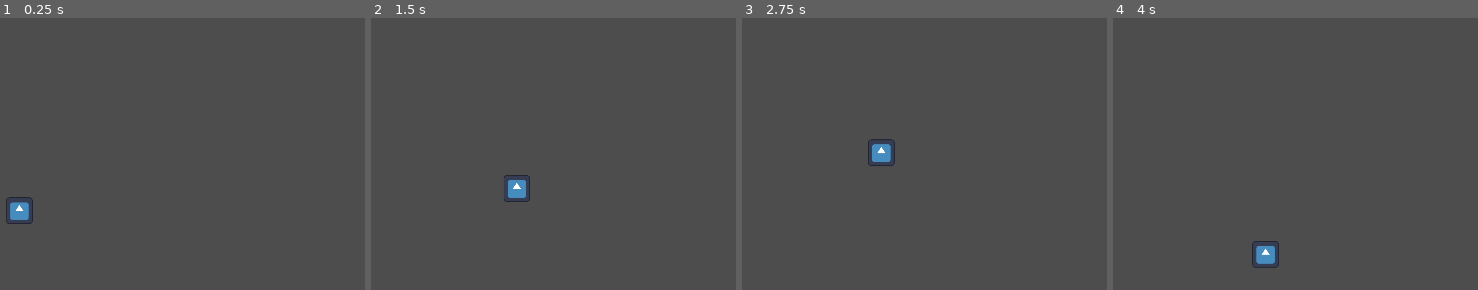
Above: before the commit, frames 1-4 (left to right).
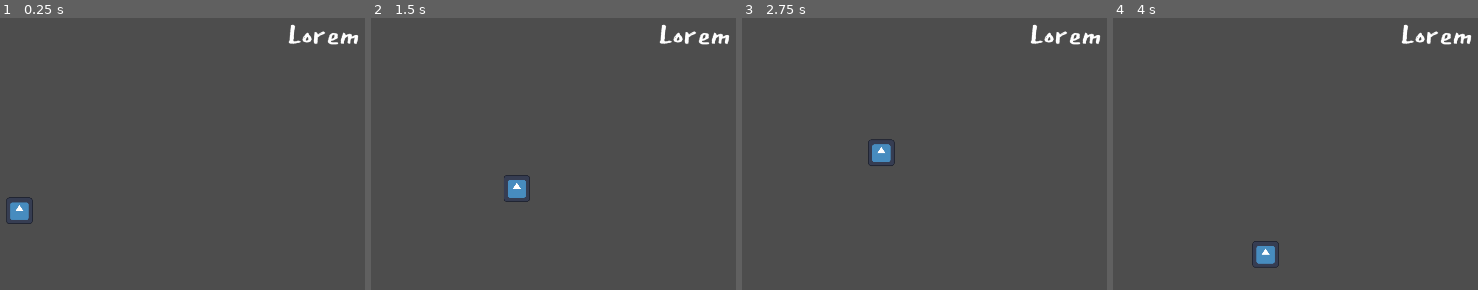
Above: after the commit, the same moments.

Repository: Relapson/Point-N-Click
Game: Godot game, scene res://main.tscn
The game is run twice, just before and just after one commit, with the same random seed, the same clock (stepped at 60 frames per second) and the same inputs. The engine's default icon, where the game draws it, is replaced by a stand-in: a white triangle on a blue panel in a dark square.
Inputs (mouse positions are in pixels of both pictures, inside the frame that each line leads up to):
- Up to frame 1 (0.25 s): no input
- Up to frame 2 (1.5 s): tap Enter at 0.5 s; move the mouse to (721, 154) at 0.52 s; click (721, 154) at 0.6 s; move the mouse to (outside the picture) at 1.27 s; right-click (outside the picture) at 1.35 s; click (outside the picture) at 1.42 s
- Up to frame 3 (2.75 s): move the mouse to (931, 94) at 2.02 s; click (931, 94) at 2.1 s
- Up to frame 4 (4 s): move the mouse to (1182, 281) at 2.77 s; right-click (1182, 281) at 2.85 s; click (1182, 281) at 2.92 s; move the mouse to (1459, 260) at 3.52 s; click (1459, 260) at 3.6 s

The runs differ from the first frame. In frame 1, 0.5% of the frame differs, in the area x 79-99%, y 2-10%; in frame 2, 0.5%; in frame 3, 0.5%; in frame 4, 0.5%.
Error after the commit: Invalid access to property or key 'resource_path' on a base object of type 'Nil'. (res://Control/leave_area_hotspot.gd:11)

Commit message:
zwischencommit, bevor objekte local to scene

Diff:
--- a/Control/leave_area_hotspot.gd
+++ b/Control/leave_area_hotspot.gd
@@ -5,6 +5,7 @@
 @export var next_room: PackedScene
 @export var room_name: String = ""
 var showing = false
+# area left variable einführen, damit spieler durch die selbe stelle den bereich verlassen/betreten kann
 
 func _ready():
 	$RoomName.set_text(next_room.resource_path)
@@ -21,6 +22,7 @@
 		if event.double_click:
 			print("INSTANT") # switch to scene here
 
+# zusätzlich prüfen ob bereich geklickt wurde
 func _on_player_body_entered(body):
 	print(body)
 	# switch the scene here
--- a/main.tscn
+++ b/main.tscn
@@ -1,9 +1,8 @@
-[gd_scene load_steps=7 format=3 uid="uid://cj4j0saa5edb7"]
+[gd_scene load_steps=6 format=3 uid="uid://cj4j0saa5edb7"]
 
 [ext_resource type="PackedScene" uid="uid://b38h7cepxykak" path="res://Characters/Player.tscn" id="1_ge7eo"]
 [ext_resource type="PackedScene" uid="uid://bjng1m2u6rpc2" path="res://Control/leave_area_hotspot.tscn" id="2_mbrql"]
 [ext_resource type="PackedScene" uid="uid://b7giusivf3uo6" path="res://scene_2.tscn" id="3_ajpyp"]
-[ext_resource type="PackedScene" uid="uid://d3k5goecj0g4g" path="res://scene_3.tscn" id="4_krcuc"]
 [ext_resource type="PackedScene" uid="uid://wprlbke24xqr" path="res://Control/clickable_area.tscn" id="5_0lot3"]
 
 [sub_resource type="NavigationPolygon" id="NavigationPolygon_0s3fd"]
@@ -30,7 +29,7 @@
 
 [node name="LeaveAreaHotspot2" parent="." instance=ExtResource("2_mbrql")]
 position = Vector2(568, -394)
-next_room = ExtResource("4_krcuc")
+next_room = null
 room_name = "dong"
 
 [node name="CollisionPolygon2D" parent="LeaveAreaHotspot2" index="0"]
--- a/scene_2.tscn
+++ b/scene_2.tscn
@@ -1,3 +1,37 @@
-[gd_scene format=3 uid="uid://b7giusivf3uo6"]
+[gd_scene load_steps=6 format=3 uid="uid://b7giusivf3uo6"]
+
+[ext_resource type="PackedScene" uid="uid://b38h7cepxykak" path="res://Characters/Player.tscn" id="1_twlcm"]
+[ext_resource type="PackedScene" uid="uid://wprlbke24xqr" path="res://Control/clickable_area.tscn" id="2_yuyfd"]
+[ext_resource type="PackedScene" uid="uid://bjng1m2u6rpc2" path="res://Control/leave_area_hotspot.tscn" id="3_anxc2"]
+[ext_resource type="PackedScene" uid="uid://cj4j0saa5edb7" path="res://main.tscn" id="4_s2ot4"]
+
+[sub_resource type="NavigationPolygon" id="NavigationPolygon_eb2dj"]
+vertices = PackedVector2Array(244, 628, 919, 498, 1749, 658, 1813, 847, 718, 941, 240, 786)
+polygons = Array[PackedInt32Array]([PackedInt32Array(0, 1, 2, 3, 4, 5)])
+outlines = Array[PackedVector2Array]([PackedVector2Array(244, 628, 919, 498, 1749, 658, 1813, 847, 718, 941, 240, 786)])
 
 [node name="Scene2" type="Node"]
+
+[node name="NavigationRegion2D" type="NavigationRegion2D" parent="."]
+navigation_polygon = SubResource("NavigationPolygon_eb2dj")
+
+[node name="Player" parent="." instance=ExtResource("1_twlcm")]
+position = Vector2(943, 686)
+scale = Vector2(0.5, 0.5)
+
+[node name="ClickableArea" parent="." instance=ExtResource("2_yuyfd")]
+position = Vector2(1462, 650)
+
+[node name="CollisionShape2D" parent="ClickableArea" index="0"]
+polygon = PackedVector2Array(-39, 40, -139, 170, 265, 163, 226, -115)
+
+[node name="LeaveAreaHotspot" parent="." instance=ExtResource("3_anxc2")]
+position = Vector2(-10, -225)
+next_room = ExtResource("4_s2ot4")
+room_name = "Room1"
+
+[node name="CollisionPolygon2D" parent="LeaveAreaHotspot" index="0"]
+polygon = PackedVector2Array(810, 349, 690, 781, 1166, 771, 1082, 623)
+
+[editable path="ClickableArea"]
+[editable path="LeaveAreaHotspot"]
